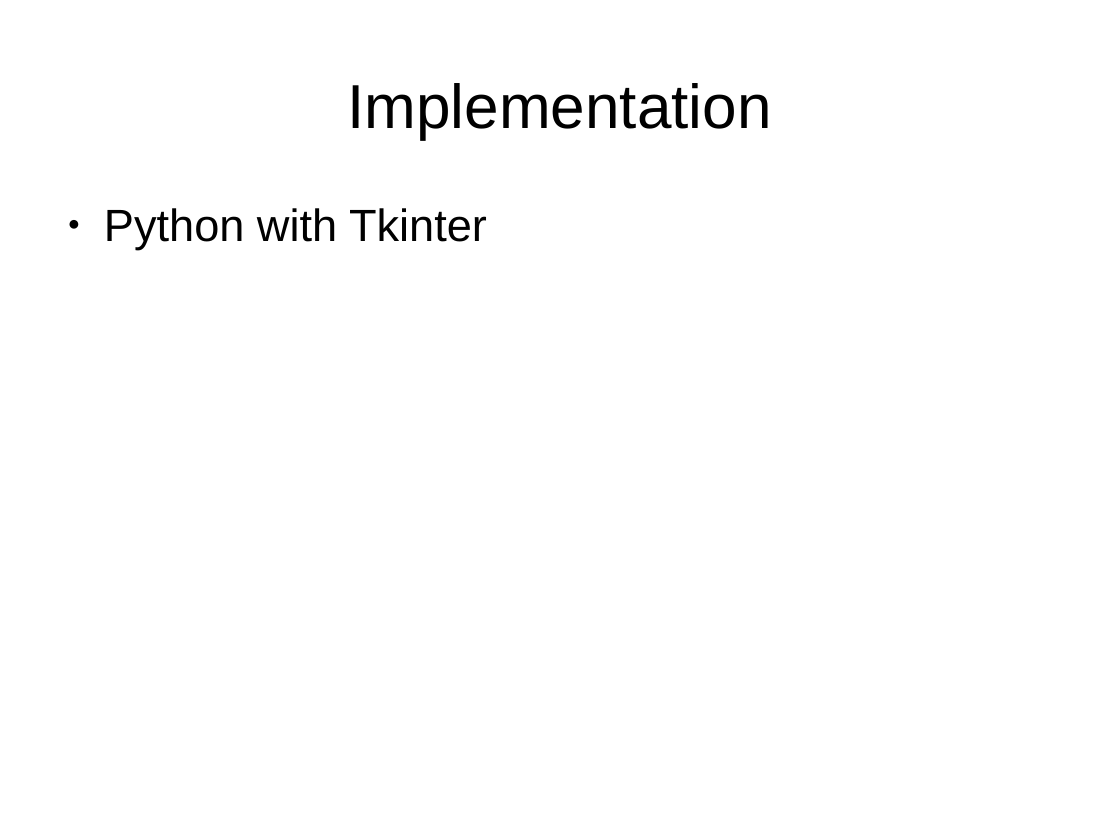
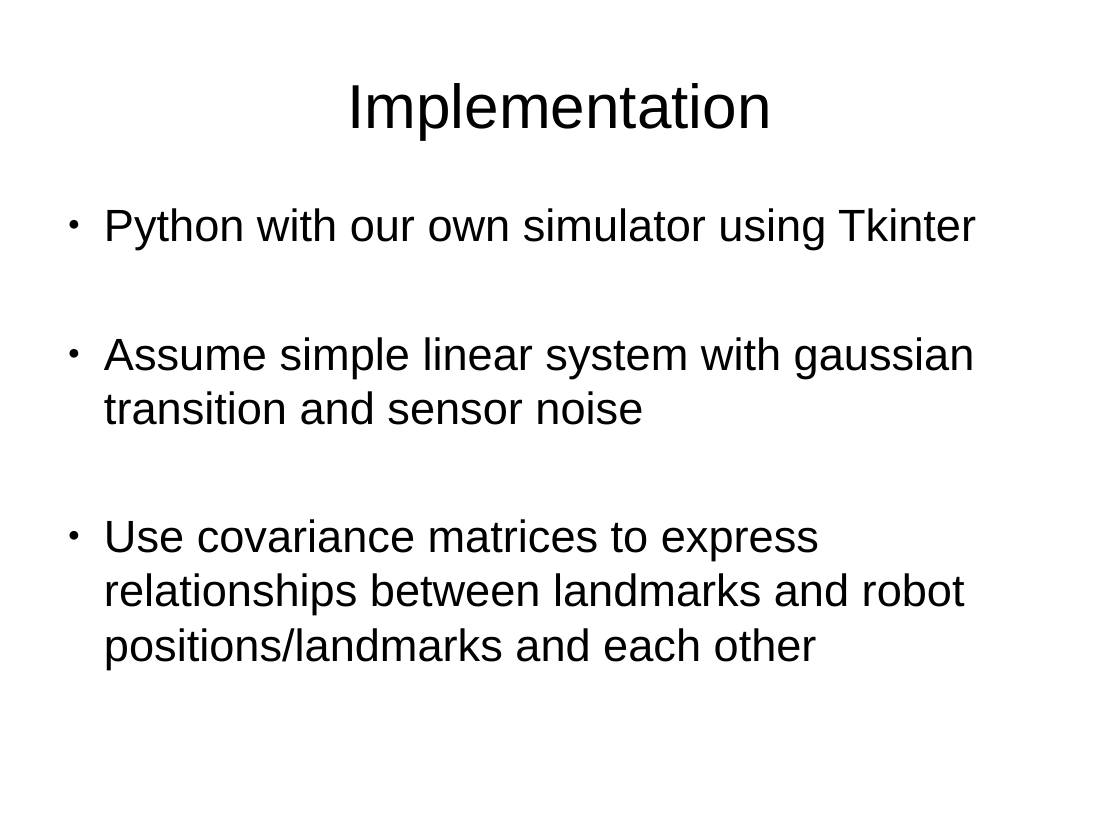
Before and after one commit to shaladdle/distslam, a slide deck: slide 8 of writeup/poster.odp (slide 7 before the commit). Drawn at 1120x840 pixels with LibreOffice and Linux fonts; fonts in the diff are those of the drawing. Boxes give left, top, right and bottom in pixels: in the first picture for what was removed or moved away, otherwise in the second. Text is boxed around its words. In the diff, an @@ line names an element or a change of style, - is before the commit and + after.

```diff
--- a/writeup/poster.odp
+++ b/writeup/poster.odp
@@ text at (104, 208, 976, 669): text changed @@
-● Python with Tkinter
+● Python with our own simulator using Tkinter
+● Assume simple linear system with gaussian transition and sensor noise
+● Use covariance matrices to express relationships between landmarks and robot positions/landmarks and each other
```
Also in this commit, not shown: 4 other slides changed, 5 slides added, 2 slides removed, 2 other files.
